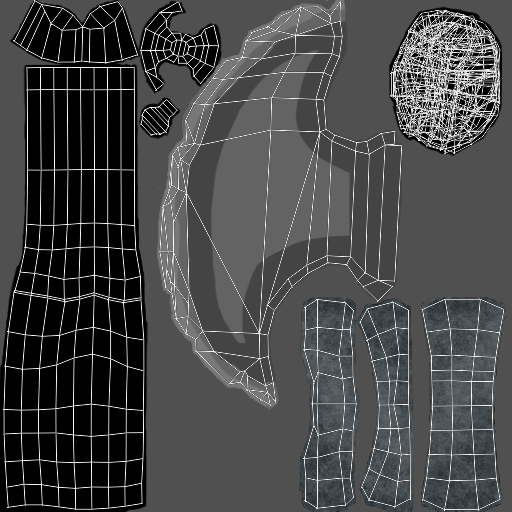
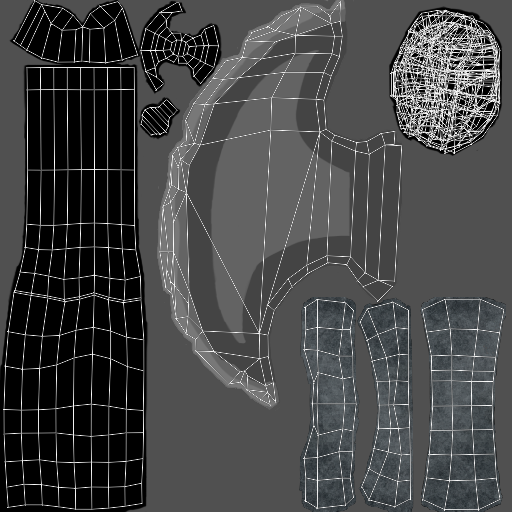
Revision of a layered w=512, h=512 image; what changed, layer by layer:
removed layer "UV's" over (x1=3, y1=0, x2=505, y2=511)
